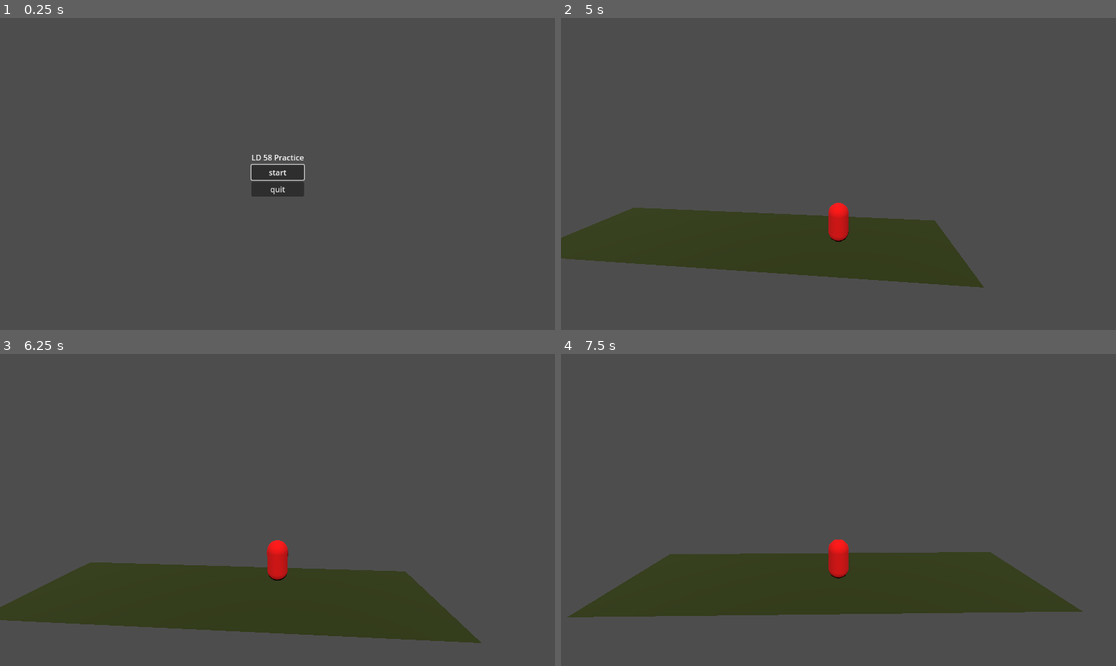
Above: before the commit, frames 1-4 (two rows, left to right).
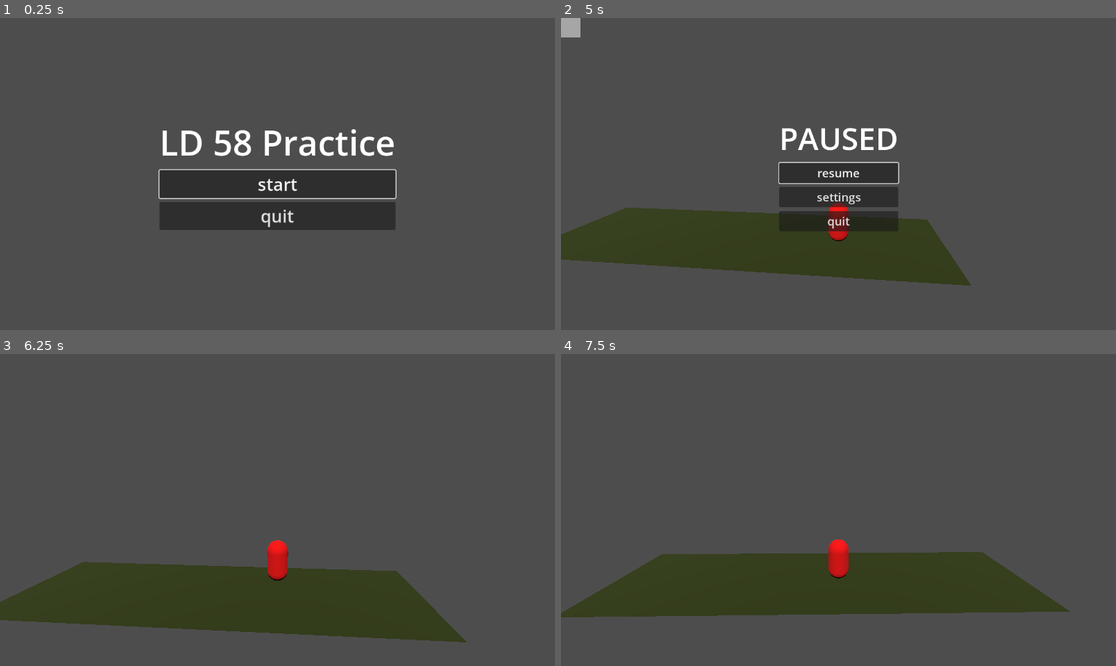
Above: after the commit, the same moments.

Repository: mswieboda/ld-58-practice
Game: Godot game, scene res://scenes/main_menu.tscn
The game is run twice, just before and just after one commit, with the same random seed, the same clock (stepped at 60 frames per second) and the same inputs.
Inputs (mouse positions are in pixels of both pictures, inside the frame that each line leads up to):
- Up to frame 1 (0.25 s): no input
- Up to frame 2 (5 s): click "start" at 0.5 s; hold D (move_right) 1.28-2.03 s; tap Space (jump) at 1.52, 2.27, 3.77, 4.52 s; hold S (move_down) 2.03-2.78 s; hold D (move_right) 2.78-3.53 s; hold W (move_up) 3.53-4.28 s; hold A (move_left) from 4.28 s (still down); tap Escape (ui_cancel) at 4.9 s
- Up to frame 3 (6.25 s): release A (move_left) at 5 s; click (277, 510) at 5 s, where only the run after the commit has a clickable "resume"; hold A (move_left) from 5.78 s (still down); tap Space (jump) at 6.02 s
- Up to frame 4 (7.5 s): release A (move_left) at 6.53 s; hold S (move_down) 6.53-7.28 s; hold D (move_right) from 7.28 s (still down)

The runs differ from the first frame. In frame 1, 8.9% of the frame differs, in the area x 28-72%, y 35-68%; in frame 2, 4.9%; in frame 3, 0.7%; in frame 4, 0.7%.

Commit message:
tweaks main menu, adds pause menu

Diff:
--- /dev/null
+++ b/objs/pause_menu/pause_menu.gd
@@ -0,0 +1,57 @@
+extends Control
+
+# References to UI elements
+@onready var pause_panel: Panel = $container/panel
+@onready var resume_button: Button = $container/panel/vbox/resume
+@onready var settings_button: Button = $container/panel/vbox/settings
+@onready var quit_button: Button = $container/panel/vbox/quit
+
+# Scene paths
+const MAIN_MENU_SCENE: String = "res://scenes/main_menu.tscn"
+
+func _ready():
+    # Connect button signals
+    resume_button.pressed.connect(_on_resume_button_pressed)
+    settings_button.pressed.connect(_on_settings_button_pressed)
+    quit_button.pressed.connect(_on_quit_button_pressed)
+
+    # Hide menu initially
+    hide()
+
+func _input(event: InputEvent) -> void:
+    # Toggle pause menu with ESC key
+    if event.is_action_pressed("ui_cancel"):  # ESC is mapped to ui_cancel by default
+        toggle_pause()
+
+func toggle_pause() -> void:
+    if visible:
+        resume_game()
+    else:
+        pause_game()
+
+func pause_game() -> void:
+    # Show menu and pause the game
+    show()
+    get_tree().paused = true
+    resume_button.grab_focus()
+
+func resume_game() -> void:
+    # Hide menu and unpause the game
+    hide()
+    get_tree().paused = false
+
+func _on_resume_button_pressed() -> void:
+    resume_game()
+
+func _on_settings_button_pressed() -> void:
+    # TODO: Open settings menu
+    # You can create a settings scene and instantiate it here
+    # or change to a settings scene
+    print("Settings button pressed - implement settings menu")
+    pass
+
+func _on_quit_button_pressed() -> void:
+    # Unpause before changing scenes
+    get_tree().paused = false
+    # Return to main menu
+    get_tree().change_scene_to_file(MAIN_MENU_SCENE)
--- /dev/null
+++ b/objs/pause_menu/pause_menu.tscn
@@ -0,0 +1,64 @@
+[gd_scene load_steps=3 format=3 uid="uid://c17e7ny0b65ei"]
+
+[ext_resource type="Script" uid="uid://c7r3dr65clu81" path="res://objs/pause_menu/pause_menu.gd" id="1_nwd4d"]
+
+[sub_resource type="LabelSettings" id="LabelSettings_nwd4d"]
+font_size = 64
+
+[node name="PauseMenu" type="Control"]
+process_mode = 3
+layout_mode = 3
+anchors_preset = 15
+anchor_right = 1.0
+anchor_bottom = 1.0
+grow_horizontal = 2
+grow_vertical = 2
+script = ExtResource("1_nwd4d")
+
+[node name="background" type="ColorRect" parent="."]
+layout_mode = 0
+offset_right = 40.0
+offset_bottom = 40.0
+color = Color(1, 1, 1, 0.5)
+
+[node name="container" type="CenterContainer" parent="."]
+layout_mode = 1
+anchors_preset = 15
+anchor_right = 1.0
+anchor_bottom = 1.0
+grow_horizontal = 2
+grow_vertical = 2
+mouse_filter = 2
+
+[node name="panel" type="Panel" parent="container"]
+layout_mode = 2
+
+[node name="vbox" type="VBoxContainer" parent="container/panel"]
+layout_mode = 1
+anchors_preset = 15
+anchor_right = 1.0
+anchor_bottom = 1.0
+grow_horizontal = 2
+grow_vertical = 2
+theme_override_constants/separation = 8
+alignment = 1
+
+[node name="title" type="Label" parent="container/panel/vbox"]
+layout_mode = 2
+text = "PAUSED"
+label_settings = SubResource("LabelSettings_nwd4d")
+
+[node name="resume" type="Button" parent="container/panel/vbox"]
+layout_mode = 2
+theme_override_font_sizes/font_size = 24
+text = "resume"
+
+[node name="settings" type="Button" parent="container/panel/vbox"]
+layout_mode = 2
+theme_override_font_sizes/font_size = 24
+text = "settings"
+
+[node name="quit" type="Button" parent="container/panel/vbox"]
+layout_mode = 2
+theme_override_font_sizes/font_size = 24
+text = "quit"
--- a/scenes/main_menu.tscn
+++ b/scenes/main_menu.tscn
@@ -1,6 +1,9 @@
-[gd_scene load_steps=2 format=3 uid="uid://cexdy8g5e0iyk"]
+[gd_scene load_steps=3 format=3 uid="uid://cexdy8g5e0iyk"]
 
 [ext_resource type="Script" uid="uid://bwfxihy33e4ss" path="res://scenes/main_menu.gd" id="1_l6cm7"]
+
+[sub_resource type="LabelSettings" id="LabelSettings_l6cm7"]
+font_size = 72
 
 [node name="main_menu" type="Control"]
 layout_mode = 3
@@ -24,16 +27,20 @@
 offset_bottom = 23.5
 grow_horizontal = 2
 grow_vertical = 2
+theme_override_constants/separation = 8
 alignment = 1
 
 [node name="title" type="Label" parent="vbox"]
 layout_mode = 2
 text = "LD 58 Practice"
+label_settings = SubResource("LabelSettings_l6cm7")
 
 [node name="start" type="Button" parent="vbox"]
 layout_mode = 2
+theme_override_font_sizes/font_size = 36
 text = "start"
 
 [node name="quit" type="Button" parent="vbox"]
 layout_mode = 2
+theme_override_font_sizes/font_size = 36
 text = "quit"
--- /dev/null
+++ b/scenes/world.gd
@@ -0,0 +1 @@
+extends Node3D
--- a/scenes/world.tscn
+++ b/scenes/world.tscn
@@ -1,7 +1,9 @@
-[gd_scene load_steps=6 format=3 uid="uid://c7whyevruygfq"]
+[gd_scene load_steps=8 format=3 uid="uid://c7whyevruygfq"]
 
+[ext_resource type="Script" uid="uid://n8bbg7f2vtnm" path="res://scenes/world.gd" id="1_4wyf3"]
 [ext_resource type="PackedScene" uid="uid://ga0j1k060ypk" path="res://objs/player/player.tscn" id="1_nnsk1"]
 [ext_resource type="Script" uid="uid://cwrgjg5roo6ma" path="res://scenes/camera.gd" id="2_rwgxs"]
+[ext_resource type="PackedScene" uid="uid://c17e7ny0b65ei" path="res://objs/pause_menu/pause_menu.tscn" id="4_k0juu"]
 
 [sub_resource type="WorldBoundaryShape3D" id="WorldBoundaryShape3D_e5uuo"]
 
@@ -12,6 +14,16 @@
 albedo_color = Color(0.18431373, 0.22745098, 0, 1)
 
 [node name="world" type="Node3D"]
+script = ExtResource("1_4wyf3")
+
+[node name="PauseMenu" parent="." instance=ExtResource("4_k0juu")]
+
+[node name="camera" type="Camera3D" parent="."]
+transform = Transform3D(1, 0, 0, 0, 0.95655954, 0.29153708, 0, -0.29153708, 0.95655954, 0, 2.0646338, 2.3970237)
+script = ExtResource("2_rwgxs")
+player_path = NodePath("../player")
+offset = Vector3(0, 5, 9)
+follow_smoothness = 5.0
 
 [node name="light" type="DirectionalLight3D" parent="."]
 transform = Transform3D(1, 0, 0, 0, 0.58294576, 0.8125111, 0, -0.8125111, 0.58294576, 0, 17.51118, 12.388486)
@@ -27,10 +39,3 @@
 
 [node name="player" parent="." instance=ExtResource("1_nnsk1")]
 transform = Transform3D(1, 0, 0, 0, 1, 0, 0, 0, 1, 0, 1.199, 0)
-
-[node name="camera" type="Camera3D" parent="."]
-transform = Transform3D(1, 0, 0, 0, 0.95655954, 0.29153708, 0, -0.29153708, 0.95655954, 0, 2.0646338, 2.3970237)
-script = ExtResource("2_rwgxs")
-player_path = NodePath("../player")
-offset = Vector3(0, 5, 9)
-follow_smoothness = 5.0
Not shown, added: objs/pause_menu/pause_menu.gd.uid
Not shown, added: scenes/world.gd.uid
